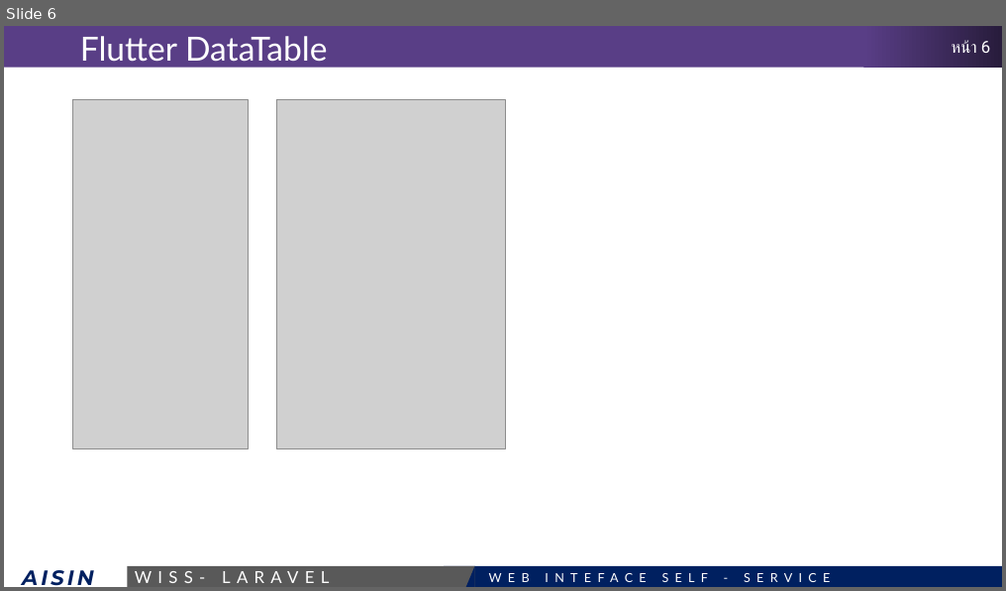
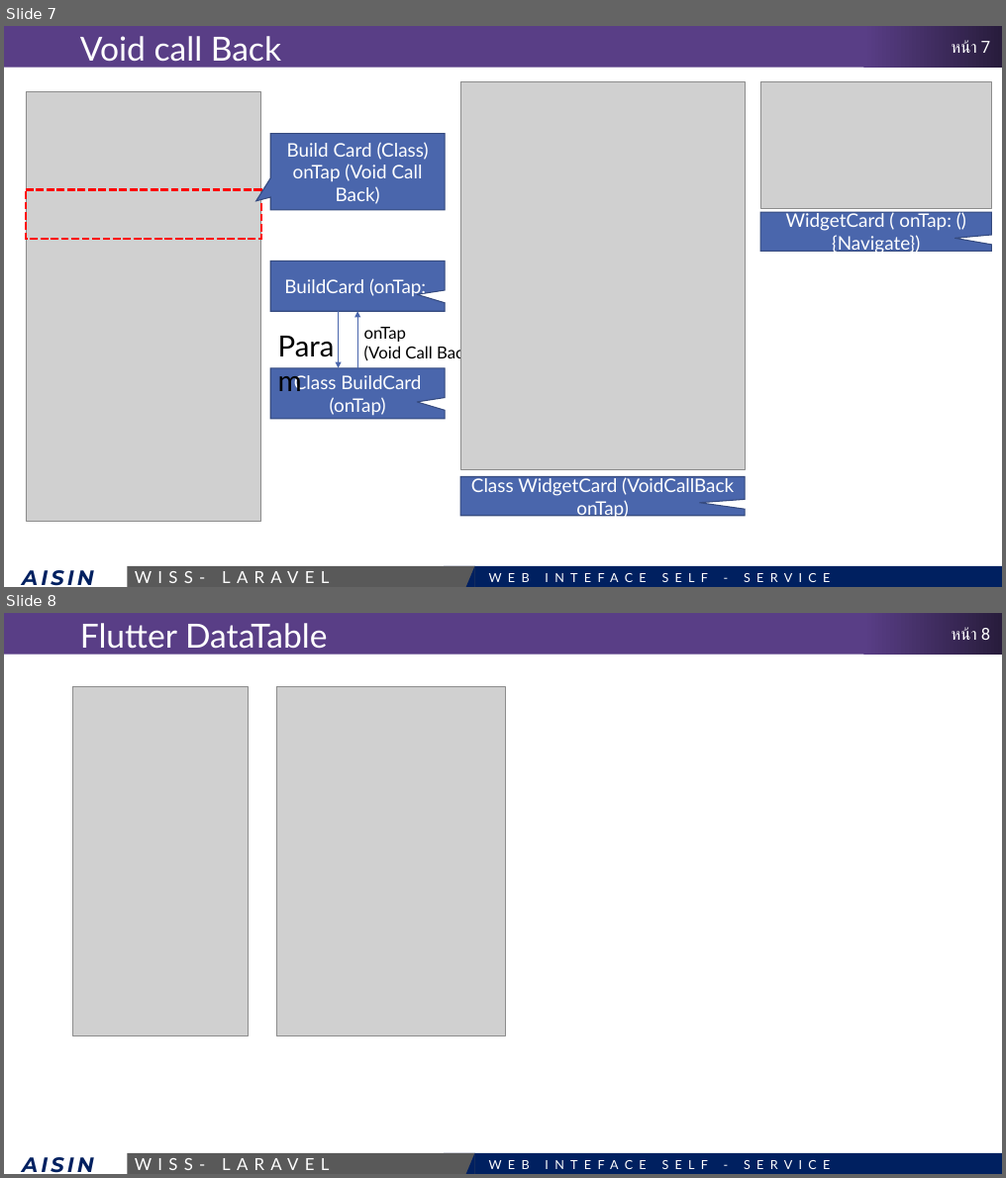
Before and after one commit to traitet/wissflutter01, a slide deck: documents/WISSFLUTTER01_DOC_REV1.pptx. Shown one above the other, each under a label of ours: slide 6 before the commit, slides 7 and 8 after it. The pictures are 1006x591 and 1006x1178 pixels, drawn with LibreOffice and Linux fonts; fonts in the diff are those of the drawing; grey boxes stand for pictures. Boxes give left, top, right and bottom in pixels: in the first picture for what was removed or moved away, otherwise in the second. Text is boxed around its words. In the diff, an @@ line names an element or a change of style, - is before the commit and + after.

Commit message:
voidcallback and fix navigate and change main UI

```diff
--- a/documents/WISSFLUTTER01_DOC_REV1.pptx
+++ b/documents/WISSFLUTTER01_DOC_REV1.pptx
@@ slide 7 added at [4, 26, 1002, 587], background #FFFFFF; not listed: 8 template elements that a slide beside it also shows @@
@@ title added at [80, 36, 281, 68], 32 pt, text #FFFFFF @@
+Void call Back
@@ picture added at [460, 81, 746, 470] @@
@@ picture added at [761, 81, 992, 209] @@
@@ picture added at [26, 92, 261, 522] @@
@@ speech box added at [270, 134, 445, 210], fill #4A66AC, outline #374B7F 1 pt, 18 pt, text #FFFFFF @@
+Build Card (Class)
+onTap (Void Call Back)
@@ rounded rectangle added at [26, 190, 261, 240], outline #FF0000 2.5 pt dashed @@
@@ speech box added at [761, 212, 992, 252], fill #4A66AC, outline #374B7F 1 pt, 18 pt, text #FFFFFF @@
+WidgetCard ( onTap: () {Navigate})
@@ speech box added at [270, 261, 445, 311], fill #4A66AC, outline #374B7F 1 pt, 18 pt, text #FFFFFF @@
+BuildCard (onTap:
@@ arrow added from (339, 311) to (339, 369), #4A66AC 0.5 pt @@
@@ arrow added from (357, 369) to (357, 311), #4A66AC 0.5 pt @@
@@ text added at [270, 324, 348, 367], 28 pt, text #000000 @@
+Param
@@ text added at [364, 327, 476, 363], 16 pt, text #000000 @@
+onTap
+(Void Call Back)
@@ speech box added at [270, 369, 445, 418], fill #4A66AC, outline #374B7F 1 pt, 18 pt, text #FFFFFF @@
+Class BuildCard (onTap)
@@ speech box added at [460, 477, 746, 516], fill #4A66AC, outline #374B7F 1 pt, 18 pt, text #FFFFFF @@
+Class WidgetCard (VoidCallBack onTap)
@@ what was slide 6 is now slide 8 @@
@@ page number at [951, 627, 990, 640]: text changed @@
-หน้า 6
+หน้า 8
```
Also in this commit, not shown: 1 other slide added, 2 other files.
